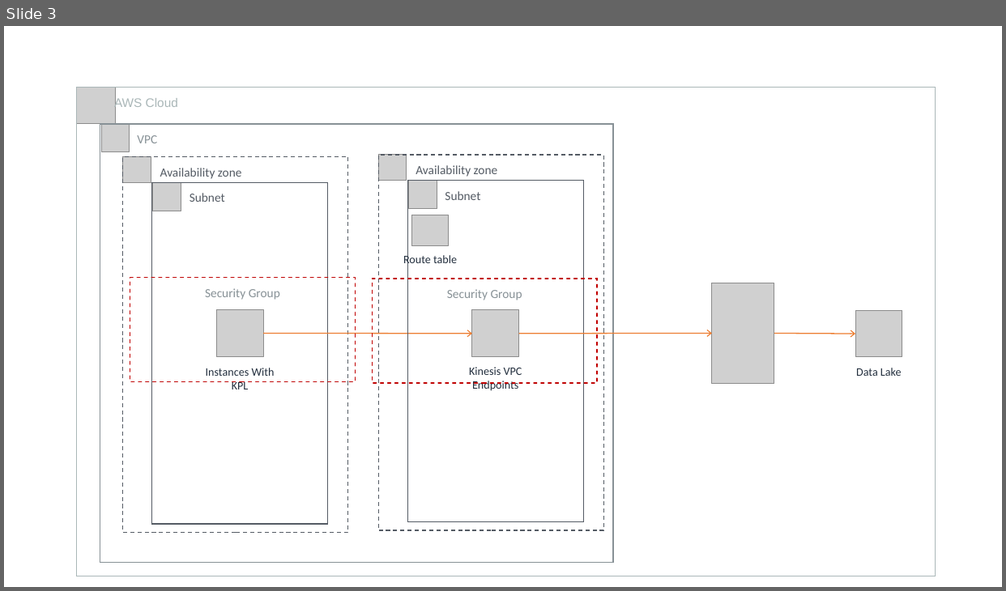
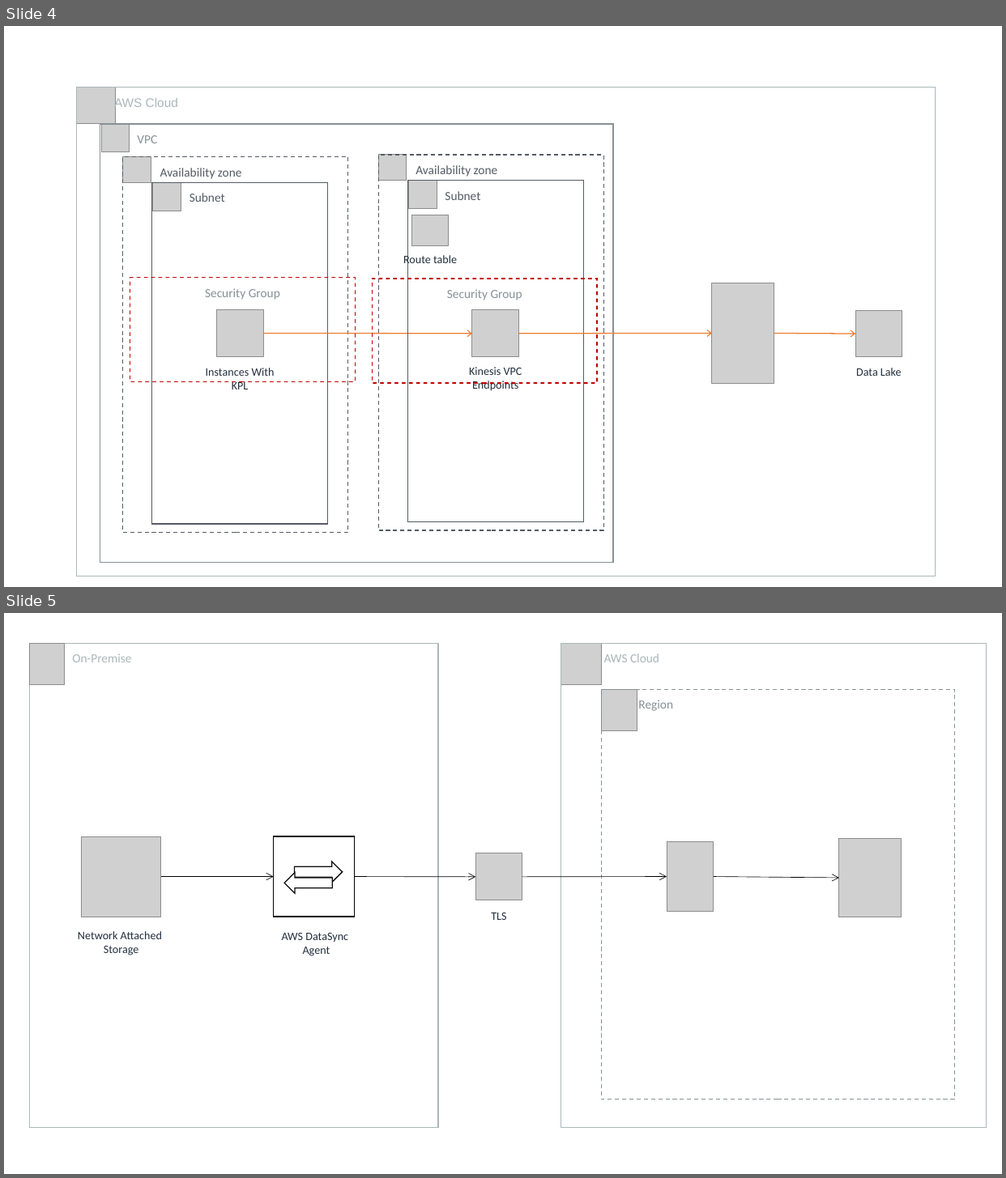
Before and after one commit to aws-samples/aws-dbs-refarch-datalake, a slide deck: src/datalake_reference_architecture.pptx. Shown one above the other, each under a label of ours: slide 3 before the commit, slides 4 and 5 after it. The pictures are 1006x591 and 1006x1178 pixels, drawn with LibreOffice and Linux fonts; fonts in the diff are those of the drawing; grey boxes stand for pictures. Boxes give left, top, right and bottom in pixels: in the first picture for what was removed or moved away, otherwise in the second. Text is boxed around its words. In the diff, an @@ line names an element or a change of style, - is before the commit and + after.

```diff
--- a/src/datalake_reference_architecture.pptx
+++ b/src/datalake_reference_architecture.pptx
@@ slide 5 added at (x1=4, y1=613, x2=1002, y2=1174), background #FFFFFF @@
@@ rectangle added at (x1=29, y1=643, x2=438, y2=1128), outline #AAB7B8 1 pt, 12 pt, text #AAB7B8 @@
+On-Premise
@@ picture added at (x1=29, y1=643, x2=64, y2=684) @@
@@ picture added at (x1=561, y1=643, x2=602, y2=684) @@
@@ rectangle added at (x1=561, y1=643, x2=987, y2=1128), outline #AAB7B8 1 pt, 12 pt, text #AAB7B8 @@
+AWS Cloud
@@ picture added at (x1=602, y1=689, x2=637, y2=731) @@
@@ rectangle added at (x1=602, y1=689, x2=955, y2=1100), outline #879196 1 pt dashed, 12 pt, text #879196 @@
+Region
@@ picture added at (x1=82, y1=837, x2=161, y2=917) @@
@@ rectangle added at (x1=274, y1=837, x2=355, y2=917), fill #FFFFFF, outline #000000 1 pt @@
@@ picture added at (x1=475, y1=854, x2=522, y2=900) @@
@@ picture added at (x1=667, y1=842, x2=713, y2=912) @@
@@ picture added at (x1=839, y1=839, x2=901, y2=917) @@
@@ arrow added from (161, 876) to (274, 876), #000000 0.5 pt @@
@@ right arrow added at (x1=285, y1=873, x2=333, y2=894), fill #FFFFFF, outline #0D0D0D 1 pt @@
@@ right arrow added at (x1=295, y1=862, x2=343, y2=883), fill #FFFFFF, outline #0D0D0D 1 pt @@
@@ arrow added from (355, 876) to (475, 877), #000000 0.5 pt @@
@@ arrow added from (522, 877) to (667, 876), #000000 0.5 pt @@
@@ arrow added from (714, 876) to (839, 878), #000000 0.5 pt @@
@@ text added at (x1=491, y1=913, x2=506, y2=920), 11 pt, text #232F3E @@
+TLS
@@ text added at (x1=78, y1=931, x2=162, y2=956), 11 pt, text #232F3E @@
+Network Attached
+Storage
@@ text added at (x1=282, y1=933, x2=348, y2=956), 11 pt, text #232F3E @@
+AWS DataSync
+Agent
@@ what was slide 3 is now slide 4 @@
```
Also in this commit, not shown: 1 slide changed, 1 other slide added, 9 other files.
